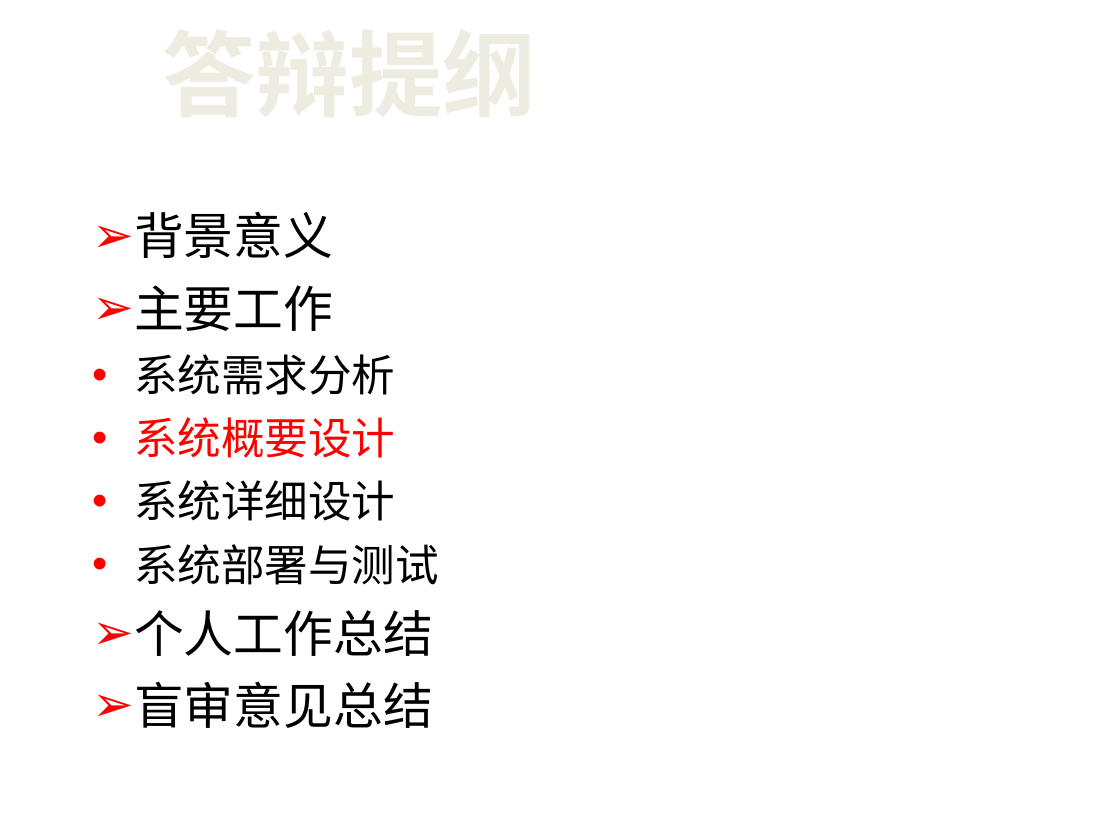
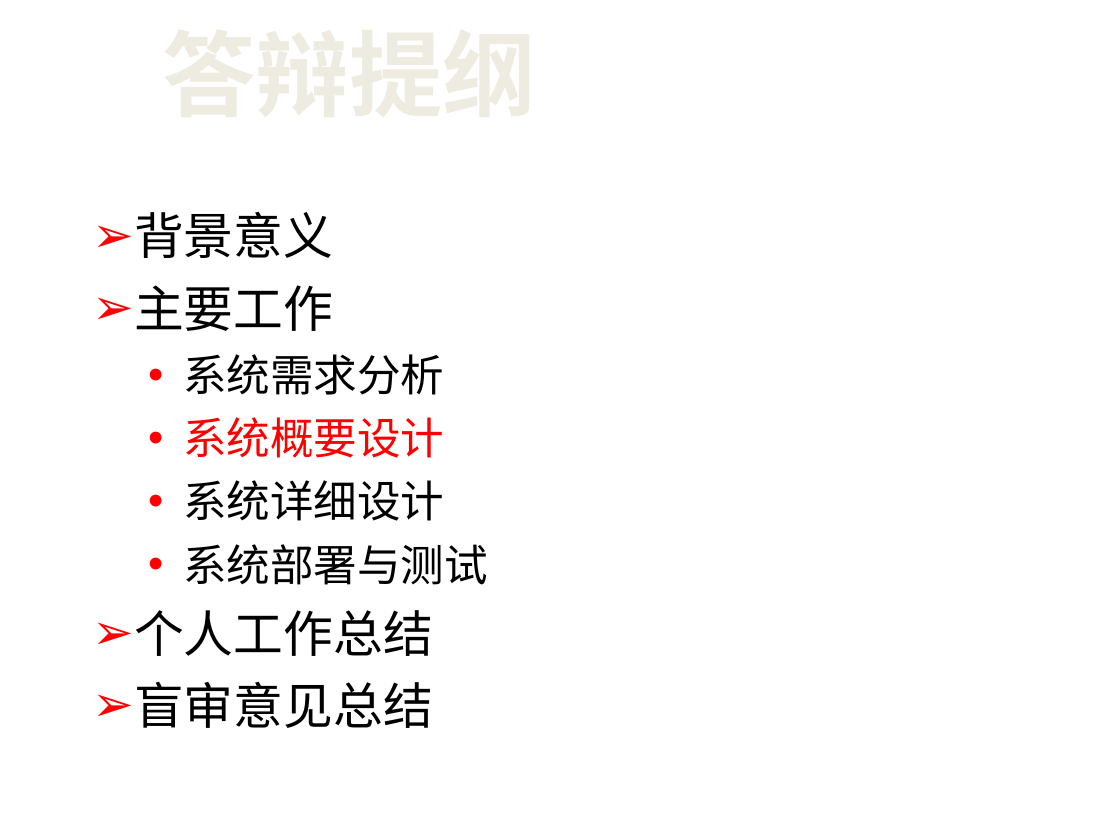
Before and after one commit to netbeen/BiyePaper, a slide deck: slide 9 of 答辩PPT.ppt (slide 8 before the commit). Drawn at 1120x840 pixels with LibreOffice and Linux fonts; fonts in the diff are those of the drawing; background and template pictures are left out. Boxes give left, top, right and bottom in pixels: in the first picture for what was removed or moved away, otherwise in the second. Text is boxed around its words. In the diff, an @@ line names an element or a change of style, - is before the commit and + after.

```diff
--- a/答辩PPT.ppt
+++ b/答辩PPT.ppt
@@ text at (183,354,488,585): list level 1 to 2 in "系统需求分析"; list level 1 to 2 in "系统概要设计"; list level 1 to 2 in "系统详细设计"; list level 1 to 2 in "系统部署与测试" @@
```
Also in this commit, not shown: 10 other slides changed, 2 slides added, 11 other files.
